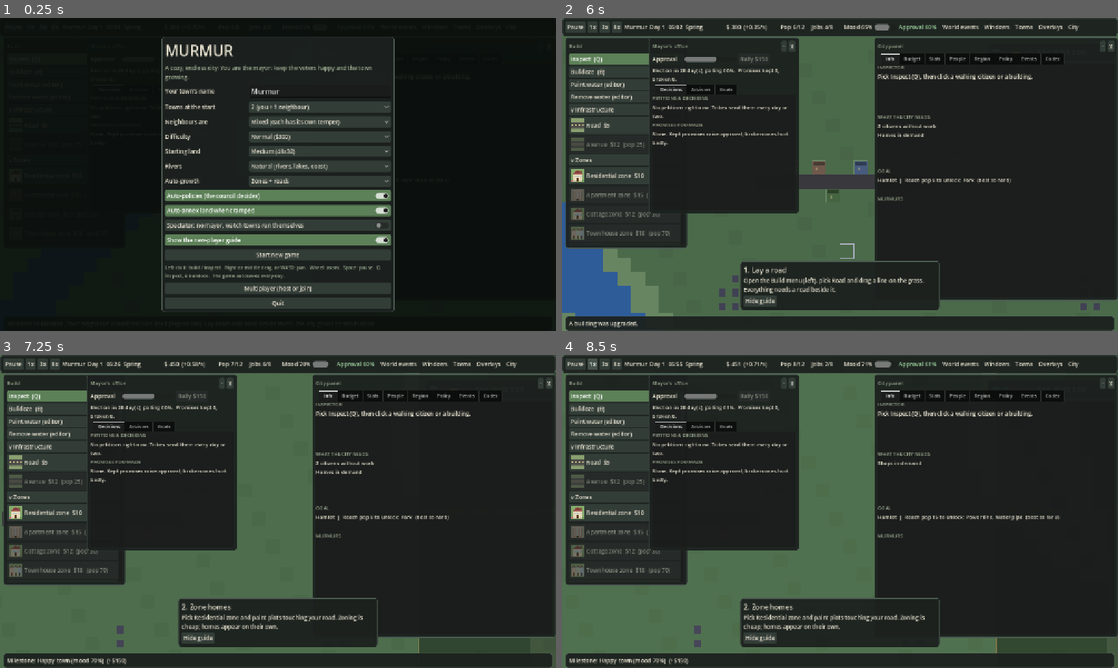
Above: before the commit, frames 1-4 (two rows, left to right).
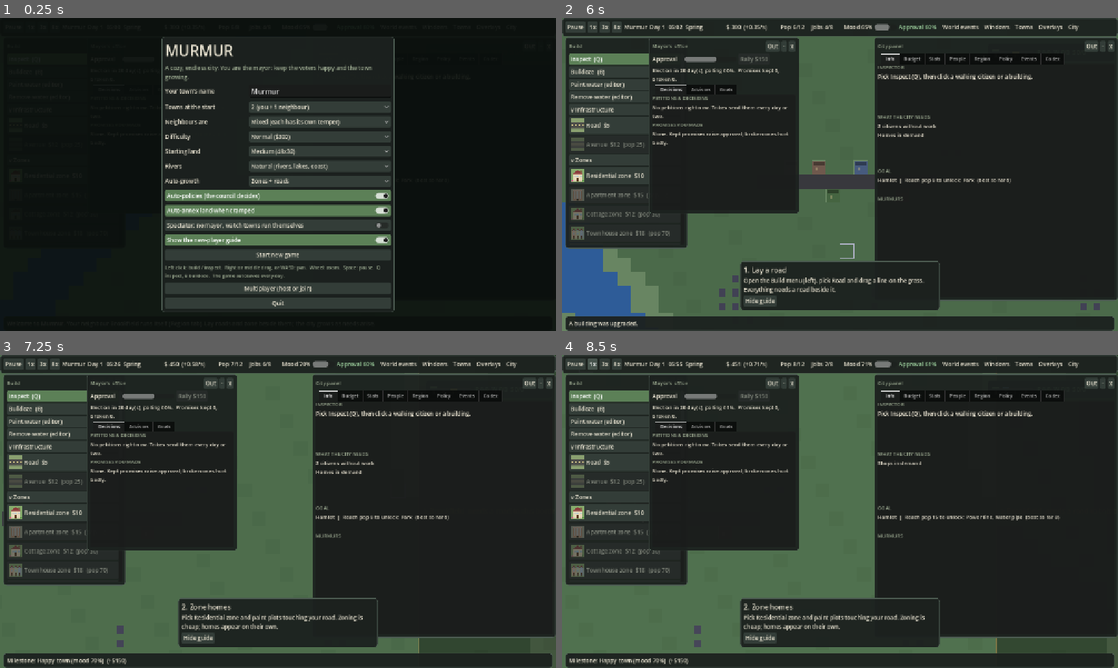
Above: after the commit, the same moments.

Repository: krugerhomeassistant/murmur
Game: Godot game, scene res://scenes/main.tscn
Same seed, same stepped clock (60 frames per second), same inputs: the game is played once before the commit and once after it.
Inputs (mouse positions are in pixels of both pictures, inside the frame that each line leads up to):
- Up to frame 1 (0.25 s): no input
- Up to frame 2 (6 s): click (662, 46) at 0.5 s, where only the run after the commit has a clickable "Out"; click (1090, 46) at 1.25 s, where only the run after the commit has a clickable "Out"; click (773, 46) at 2 s, where only the run after the commit has a clickable "Out"; click "Normal ($300)" at 2.75 s; click "Normal ($300)" at 3.5 s; click "Show the new-player guide" at 4.25 s; click "Show the new-player guide" at 5 s; click "Start new game" at 5.75 s
- Up to frame 3 (7.25 s): tap A at 6.5 s; move the mouse to (400, 495) at 6.52 s; hold D from 6.53 s (still down); tap Enter at 6.6 s; click (400, 495) at 6.67 s; tap Space at 6.77, 7.07 s
- Up to frame 4 (8.5 s): release D at 7.25 s; tap A at 7.25 s; drag from (728, 527) to (812, 574) at 7.27 s; click "1x" at 8 s

The runs differ from the first frame. In frame 2, 0.1% of the frame differs, in the area x 37-97%, y 7-11%; in frame 3, 0.1%; in frame 4, 0.1%.

Commit message:
Pop-out HUD windows for multi-screen play

Diff:
--- a/client/scripts/hud.gd
+++ b/client/scripts/hud.gd
@@ -56,6 +56,10 @@
 var wins := {}
 var win_open := {}
 var win_home := {}
+var win_bar := {}  # key -> title bar (hidden while the window is popped out)
+var win_title := {}
+var win_prev := {}
+var pop_wins := {}  # key -> native OS Window holding the panel (the player can drag it to another screen)
 var win_min := {}
 var lbl_appr: Label
 var appr_bar: ProgressBar
@@ -957,7 +961,7 @@
 
 
 func _army_refresh(c: City) -> void:
-    if not (wins["army"] as PanelContainer).visible:
+    if not bool(win_open["army"]):
         return
     army_chk.set_pressed_no_signal(c.train_on)
     var n := Military.counts(c)
@@ -1050,7 +1054,7 @@
 
 
 func _empire_refresh(c: City) -> void:
-    if not (wins["empire"] as PanelContainer).visible:
+    if not bool(win_open["empire"]):
         return
     var mine := Empire.mine(m.towns, c)
     var tt := Empire.totals(mine)
@@ -1350,6 +1354,11 @@
     body.custom_minimum_size = body_min
     body.size_flags_vertical = Control.SIZE_EXPAND_FILL
     v.add_child(body)
+    win_bar[key] = bar
+    win_title[key] = title
+    if key != "detail":  # the hover card shows and hides itself, so it stays in the main window
+        var po := _btn(bar, "Out", func() -> void: _popout(key))
+        po.tooltip_text = "Move this window into its own OS window (drag it to another screen). Close that window to dock it back."
     var mn := _btn(bar, "-", func() -> void: _minimize(key, body))
     mn.tooltip_text = "Minimize / restore"
     var cl := _btn(bar, "x", func() -> void: _set_open(key, false))
@@ -1367,6 +1376,61 @@
     return body
 
 
+## Move a window's panel into its own native OS window. Closing that window docks it back. Headless or without
+## sub-window support Godot falls back to an embedded window, which behaves the same.
+func _popout(key: String, at := Vector2i(-1, -1), sz := Vector2i.ZERO) -> void:
+    if pop_wins.has(key) or not wins.has(key):
+        return
+    var p: PanelContainer = wins[key]
+    var w := Window.new()
+    w.visible = false  # force_native can only change while hidden
+    w.title = "Murmur: %s" % win_title[key]
+    w.force_native = true
+    w.theme = theme
+    w.wrap_controls = true  # never smaller than the panel needs
+    w.size = sz if sz != Vector2i.ZERO else Vector2i(maxi(int(p.size.x), 320), maxi(int(p.size.y), 200))
+    var win0 := get_window()
+    w.position = at if at.x >= 0 else win0.position + Vector2i(p.global_position) + Vector2i(40, 40)
+    w.close_requested.connect(func() -> void: _dock(key))
+    w.focus_exited.connect(_save_ui)
+    w.window_input.connect(func(e: InputEvent) -> void:  # keep the game's hotkeys (Space, Tab, ...) working from here
+        if e is InputEventKey and not (w.gui_get_focus_owner() is LineEdit):
+            m._unhandled_input(e))
+    add_child(w)
+    pop_wins[key] = w
+    win_prev[key] = p.position
+    p.get_parent().remove_child(p)
+    w.add_child(p)
+    p.set_anchors_and_offsets_preset(Control.PRESET_FULL_RECT)
+    p.visible = true
+    (win_bar[key] as Control).visible = false
+    w.visible = bool(win_open.get(key, true))
+    _save_ui()
+
+
+func _dock(key: String) -> void:
+    if not pop_wins.has(key):
+        return
+    var w: Window = pop_wins[key]
+    var p: PanelContainer = wins[key]
+    pop_wins.erase(key)
+    w.remove_child(p)
+    add_child(p)
+    p.set_anchors_preset(Control.PRESET_TOP_LEFT)
+    p.position = win_prev.get(key, win_home[key])
+    p.set_deferred("size", Vector2.ZERO)
+    (win_bar[key] as Control).visible = true
+    p.visible = bool(win_open.get(key, true))
+    w.queue_free()
+    _clamp.call_deferred(p)
+    _save_ui()
+
+
+func _notification(what: int) -> void:
+    if what == NOTIFICATION_WM_CLOSE_REQUEST and not pop_wins.is_empty():
+        _save_ui()  # remember where the pop-out windows were
+
+
 func tk_front() -> void:
     ticker.get_parent().move_to_front()
 
@@ -1381,7 +1445,9 @@
 
 func _set_open(key: String, on: bool) -> void:
     win_open[key] = on
-    if key != "detail":
+    if pop_wins.has(key):
+        (pop_wins[key] as Window).visible = on
+    elif key != "detail":
         (wins[key] as PanelContainer).visible = on
         if on:
             (wins[key] as PanelContainer).move_to_front()
@@ -1397,10 +1463,13 @@
 
 func _clamp_all() -> void:
     for k in wins:
-        _clamp(wins[k])
+        if not pop_wins.has(k):
+            _clamp(wins[k])
 
 
 func _reset_wins() -> void:
+    for k in pop_wins.keys():
+        _dock(k)
     var vs := get_viewport_rect().size
     for k in wins:
         var p: PanelContainer = wins[k]
@@ -1424,6 +1493,10 @@
         cf.set_value(k, "pos", p.position)
         cf.set_value(k, "open", bool(win_open[k]))
         cf.set_value(k, "min", bool(win_min[k]))
+        cf.set_value(k, "popped", pop_wins.has(k))
+        if pop_wins.has(k):
+            cf.set_value(k, "wpos", (pop_wins[k] as Window).position)
+            cf.set_value(k, "wsize", (pop_wins[k] as Window).size)
     cf.save(UI_FILE)
 
 
@@ -1439,4 +1512,6 @@
         win_open[k] = bool(cf.get_value(k, "open", k != "army"))
         if k != "detail":
             p.visible = bool(win_open[k])
+        if bool(cf.get_value(k, "popped", false)) and k != "detail":
+            _popout.call_deferred(k, cf.get_value(k, "wpos", Vector2i(-1, -1)), cf.get_value(k, "wsize", Vector2i.ZERO))
     _clamp_all.call_deferred()
--- /dev/null
+++ b/client/tests/popout.gd
@@ -0,0 +1,59 @@
+extends SceneTree
+# Windows can pop out into their own OS window and dock back; the layout is remembered.
+func _init() -> void:
+	var m: Node = load("res://scenes/main.tscn").instantiate()
+	root.add_child(m)
+	await process_frame
+	m.start_game({"name": "T", "towns": 3, "river": 0, "mood": 1, "diff": 1, "land": 1, "auto": 2, "policy": true, "expand": true, "guide": false, "spectate": true})
+	var h = m.hud
+	var ok := true
+	for i in 20:
+		await process_frame
+	var p: PanelContainer = h.wins["empire"]
+	h._popout("empire")
+	await process_frame
+	if not (p.get_parent() is Window) or not h.pop_wins.has("empire") or (h.win_bar["empire"] as Control).visible:
+		ok = false
+		print("FAIL pop out")
+	for i in 20:
+		await process_frame  # the dashboard keeps refreshing inside the other window
+	if h.emp_cells.size() != 3 or p.size.x < 100.0:
+		ok = false
+		print("FAIL popped window content: rows %d size %s" % [h.emp_cells.size(), str(p.size)])
+	var cf := ConfigFile.new()
+	cf.load(h.UI_FILE)
+	if not bool(cf.get_value("empire", "popped", false)):
+		ok = false
+		print("FAIL layout not saved")
+	h._set_open("empire", false)
+	if (h.pop_wins["empire"] as Window).visible:
+		ok = false
+		print("FAIL close did not hide the popped window")
+	h._set_open("empire", true)
+	h._dock("empire")
+	await process_frame
+	if p.get_parent() != h or h.pop_wins.has("empire") or not (h.win_bar["empire"] as Control).visible:
+		ok = false
+		print("FAIL dock")
+	cf = ConfigFile.new()
+	cf.load(h.UI_FILE)
+	if bool(cf.get_value("empire", "popped", true)):
+		ok = false
+		print("FAIL dock not saved")
+	cf.set_value("army", "popped", true)  # a saved layout with a popped window is restored on load
+	cf.set_value("army", "pos", Vector2(220, 80))
+	cf.set_value("army", "open", true)
+	cf.save(h.UI_FILE)
+	h._load_ui()
+	for i in 5:
+		await process_frame
+	if not h.pop_wins.has("army"):
+		ok = false
+		print("FAIL restore popped window")
+	h._reset_wins()  # reset docks everything
+	await process_frame
+	if not h.pop_wins.is_empty():
+		ok = false
+		print("FAIL reset did not dock")
+	print("POPOUT_OK" if ok else "POPOUT_FAIL")
+	quit(0 if ok else 1)
Not shown, changed: .github/workflows/ci.yml
Not shown, changed: CHANGELOG.md
Not shown, changed: README.md
Not shown, changed: docs/PLAN.md
Not shown, changed: docs/WIKI.md
